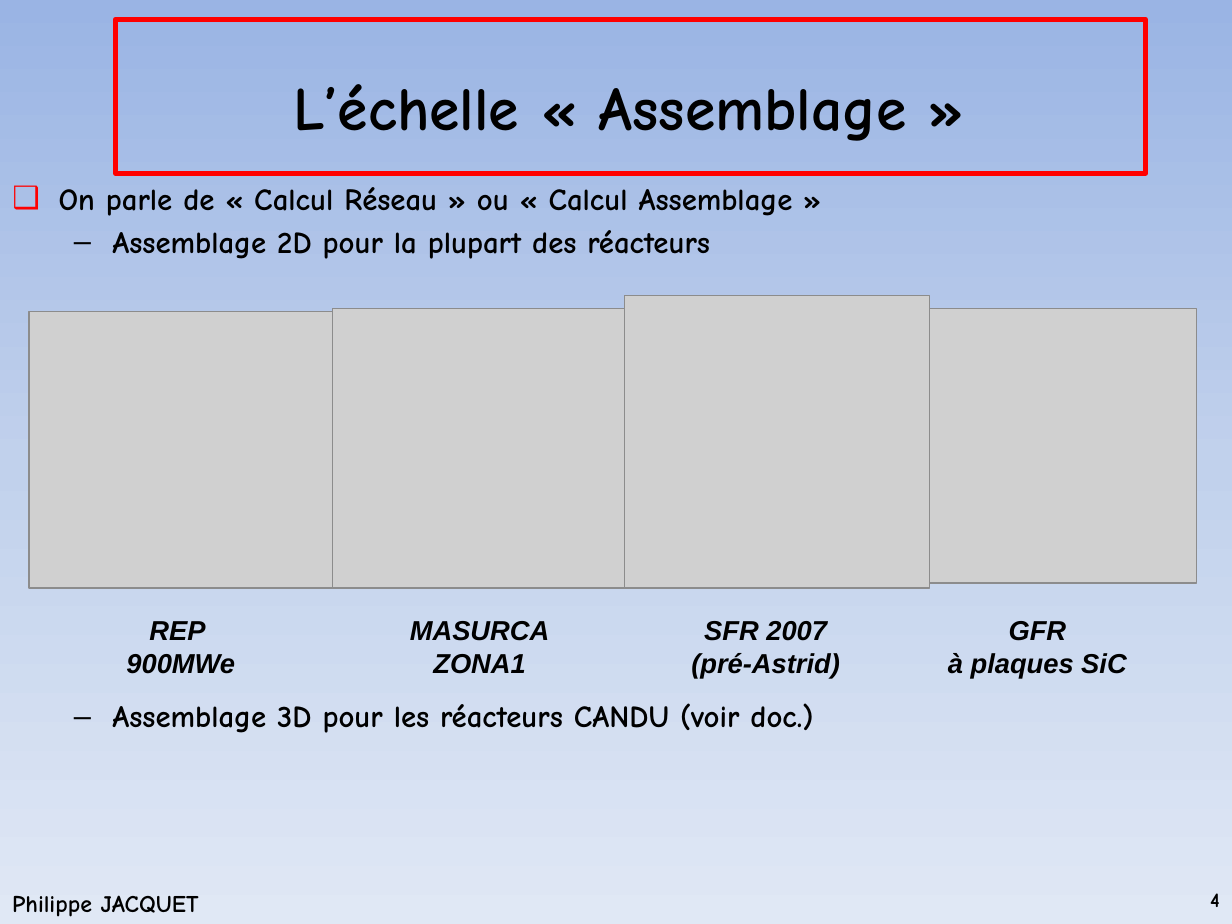
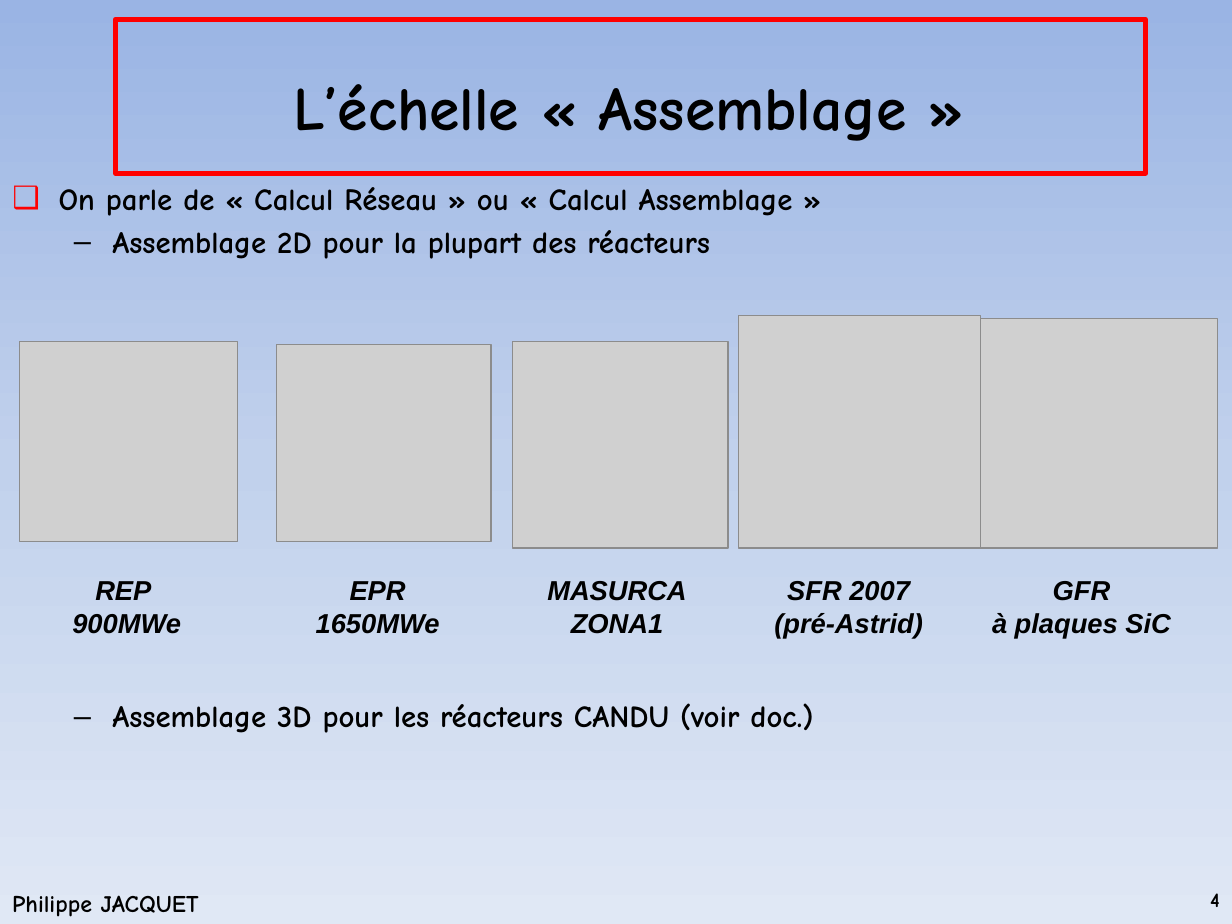
Before and after one commit to phjacquet/physor-smr-cnam, a slide deck: slide 4 of Cours2.pptx. Drawn at 1232x924 pixels with LibreOffice and Linux fonts; fonts in the diff are those of the drawing; grey boxes stand for pictures; background and template pictures are left out. Boxes give left, top, right and bottom in pixels: in the first picture for what was removed or moved away, otherwise in the second. Text is boxed around its words. In the diff, an @@ line names an element or a change of style, - is before the commit and + after.

```diff
--- a/Cours2.pptx
+++ b/Cours2.pptx
@@ picture removed at (x1=30, y1=312, x2=333, y2=589) @@
@@ picture resized from (x1=625, y1=296, x2=930, y2=589) to (x1=738, y1=315, x2=981, y2=548) @@
@@ picture resized from (x1=878, y1=308, x2=1198, y2=583) to (x1=951, y1=318, x2=1217, y2=547) @@
@@ picture added at (x1=20, y1=341, x2=238, y2=541) @@
@@ picture added at (x1=276, y1=345, x2=490, y2=542) @@
@@ picture resized from (x1=333, y1=308, x2=625, y2=588) to (x1=513, y1=341, x2=728, y2=548) @@
@@ text "REP" moved from (x1=126, y1=621, x2=235, y2=674) to (x1=72, y1=581, x2=181, y2=634) @@
@@ text "MASURCA" moved from (x1=410, y1=621, x2=549, y2=674) to (x1=547, y1=581, x2=686, y2=634) @@
@@ text "SFR 2007" moved from (x1=691, y1=621, x2=840, y2=679) to (x1=774, y1=581, x2=923, y2=639) @@
@@ text "GFR" moved from (x1=948, y1=621, x2=1127, y2=679) to (x1=992, y1=581, x2=1171, y2=639) @@
@@ text added at (x1=316, y1=581, x2=440, y2=634), 16 pt, text #000000, bold, italic @@
+EPR 1650MWe
```
Also in this commit, not shown: 1 other slide changed, 2 slides added, 1 slide removed, 10 other files.
